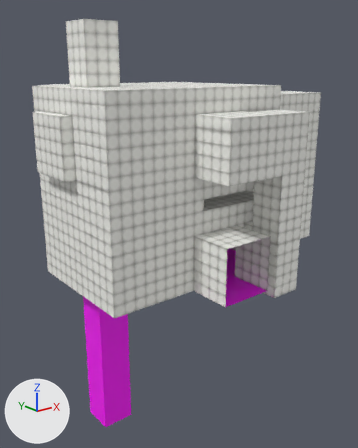
Two versions of the FBX model Assets/Meshes/doorway.fbx, one commit apart.
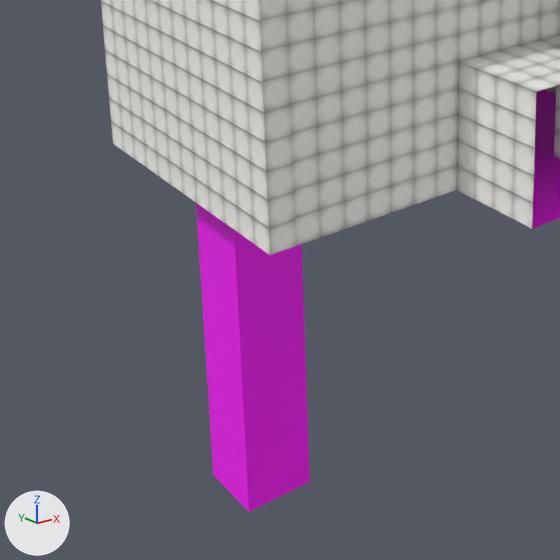
There are two pictures of each version: one whole from a camera (50 mm lens) standing at (-23.6, -26.0, 18.4) and looking at (6.0, 11.1, 3.6), one close up on the part from 0% to 66% of the width and 47% to 100% of the height. The axes (+X, +Y, +Z) are drawn at lower left. The lights are the same throughout. Where no turn or scale is listed for an object, it has been applied to the vertices.

The older version as bpy lines, for what is in view:
```python
me_cube_005 = bpy.data.meshes.new('Cube.005')
me_cube_005.from_pydata(...)  # 3160 vertices, 3158 faces; spans x -7.0..23.0, y 0.0..19.0, z -15.0..22.0
# faces by material slot: [2589, 569]
me_cube_005.materials.append(mat_walls)
me_cube_005.materials.append(mat_floor)  # pink #ff00ff
ob_doorway = bpy.data.objects.new('doorway', me_cube_005)
ob_doorway.location = (0.0, 0.0, 0.0)
```
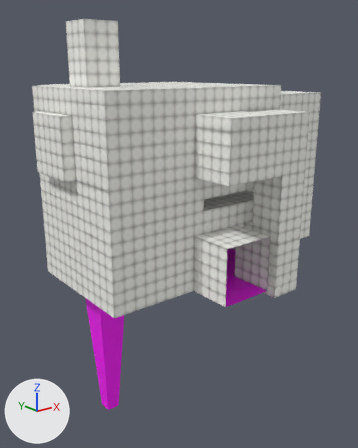
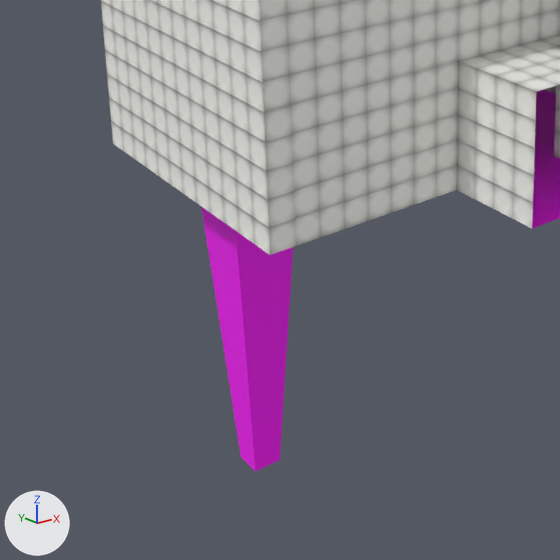
Location of each change, [x1, y1, x2, y2] in pixels of the close-ups (560 x 560 px; the box of a moved part takes in the faces that stretch with it):
'doorway', reshaped: before [101, 0, 560, 512]; after [101, 0, 560, 472]
part 1 of me_cube_005, moved or reshaped: before [196, 203, 310, 512]; after [201, 207, 293, 472]

Patch to the scene script:
```diff
--- a/Assets/Meshes/doorway.fbx.py
+++ b/Assets/Meshes/doorway.fbx.py
@@ me_cube_005 @@
 # used by ob_doorway; location = (0.0, 0.0, 0.0)
-me_cube_005.from_pydata(...)  # 3160 vertices, 3158 faces; spans x -7.0..23.0, y 0.0..19.0, z -15.0..22.0
+me_cube_005.from_pydata(...)  # 3148 vertices, 3146 faces; spans x -7.0..23.0, y 0.0..19.0, z -14.0..22.0
+# me_cube_005 part 1
+# 40 vertices are removed from x -4.0..-1.0, y 10.0..13.0, z -15.0..-13.0
+# 45 faces are deleted
+# 4 vertices in x -3.0..-2.0, y 13.0, z -2.0..-1.0 move by (0.0, -0.1, 0.0)
+# 4 vertices in x -1.0, y 11.0..12.0, z -2.0..-1.0 move by (-0.1, 0.0, 0.0)
+# 4 vertices in x -3.0..-2.0, y 10.0, z -2.0..-1.0 move by (0.0, 0.1, 0.0)
+# 4 vertices in x -4.0, y 11.0..12.0, z -2.0..-1.0 move by (0.1, 0.0, 0.0)
+# 128 vertices move from x -4.0..-1.0, y 10.0..13.0, z -12.0..-1.0 to x -3.9..-1.1, y 10.1..12.9, z -12.0..-1.0
+# 16 vertices are added at x -3.1..-1.9, y 10.9..12.1, z -14.0
+# 12 new vertices lie (0.0, 0.0, -1.0) away from vertices in x -4.0..-1.0, y 10.0..13.0, z -12.0
+# 24 new faces join them, mat_floor (pink #ff00ff)
+# 9 new faces join them, mat_walls
 me_cube_005.materials.append(mat_walls)
```
